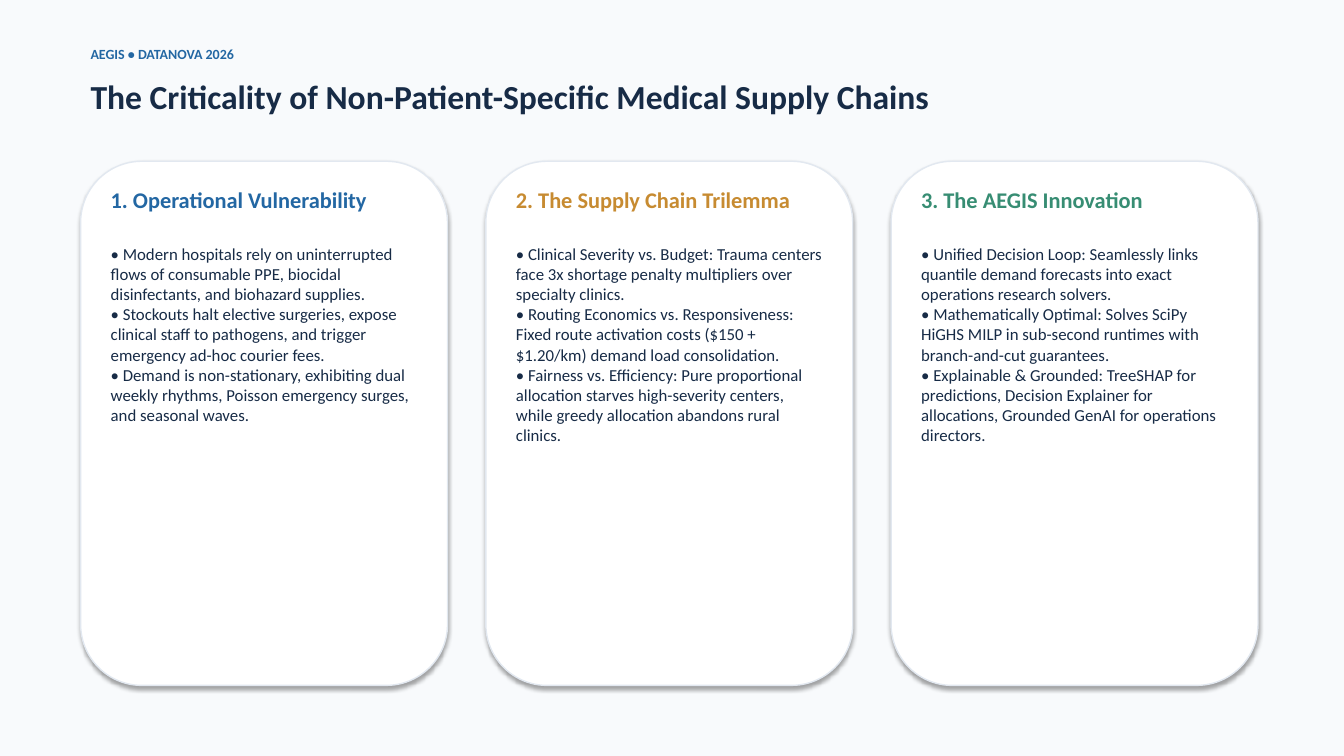
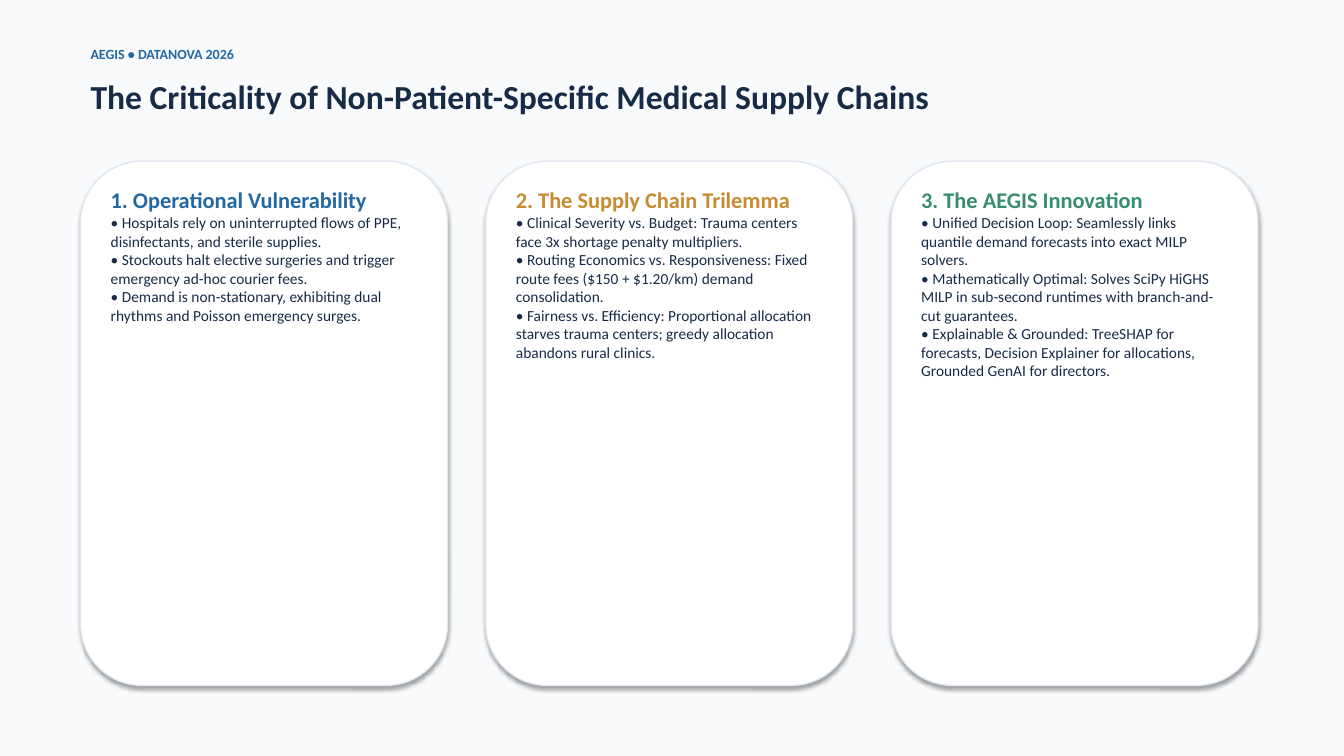
Before and after one commit to ATUMANYIRE/AEGIS, a slide deck: slide 2 of presentation/AEGIS_DATANOVA_2026.pptx. Drawn at 1344x756 pixels with LibreOffice and Linux fonts; fonts in the diff are those of the drawing. Boxes give left, top, right and bottom in pixels: in the first picture for what was removed or moved away, otherwise in the second. Text is boxed around its words. In the diff, an @@ line names an element or a change of style, - is before the commit and + after.

Commit message:
fix(scientific-reconciliation): reconcile forecast metrics, benchmark tables, presentation slides, and create final submission audit

```diff
--- a/presentation/AEGIS_DATANOVA_2026.pptx
+++ b/presentation/AEGIS_DATANOVA_2026.pptx
@@ text at bbox=[111, 217, 401, 324]: text changed; size 12 to 11 pt @@
-• Modern hospitals rely on uninterrupted flows of consumable PPE, biocidal disinfectants, and biohazard supplies.
-• Stockouts halt elective surgeries, expose clinical staff to pathogens, and trigger emergency ad-hoc courier fees.
-• Demand is non-stationary, exhibiting dual weekly rhythms, Poisson emergency surges, and seasonal waves.
+• Hospitals rely on uninterrupted flows of PPE, disinfectants, and sterile supplies.
+• Stockouts halt elective surgeries and trigger emergency ad-hoc courier fees.
+• Demand is non-stationary, exhibiting dual rhythms and Poisson emergency surges.
@@ text at bbox=[516, 217, 811, 358]: text changed; size 12 to 11 pt @@
-• Clinical Severity vs. Budget: Trauma centers face 3x shortage penalty multipliers over specialty clinics.
-• Routing Economics vs. Responsiveness: Fixed route activation costs ($150 + $1.20/km) demand load consolidation.
-• Fairness vs. Efficiency: Pure proportional allocation starves high-severity centers, while greedy allocation abandons rural clinics.
+• Clinical Severity vs. Budget: Trauma centers face 3x shortage penalty multipliers.
+• Routing Economics vs. Responsiveness: Fixed route fees ($150 + $1.20/km) demand consolidation.
+• Fairness vs. Efficiency: Proportional allocation starves trauma centers; greedy allocation abandons rural clinics.
@@ text at bbox=[921, 217, 1187, 265]: text changed; size 12 to 11 pt @@
-• Unified Decision Loop: Seamlessly links quantile demand forecasts into exact operations research solvers.
+• Unified Decision Loop: Seamlessly links quantile demand forecasts into exact MILP solvers.
@@ text at bbox=[921, 273, 1213, 324]: size 12 to 11 pt in "• Mathematically Optimal: Solves SciPy HiGHS MILP ..." @@
@@ text at bbox=[921, 328, 1195, 376]: text changed; size 12 to 11 pt @@
-• Explainable & Grounded: TreeSHAP for predictions, Decision Explainer for allocations, Grounded GenAI for operations directors.
+• Explainable & Grounded: TreeSHAP for forecasts, Decision Explainer for allocations, Grounded GenAI for directors.
```
Also in this commit, not shown: 6 other slides changed, 12 other files.
